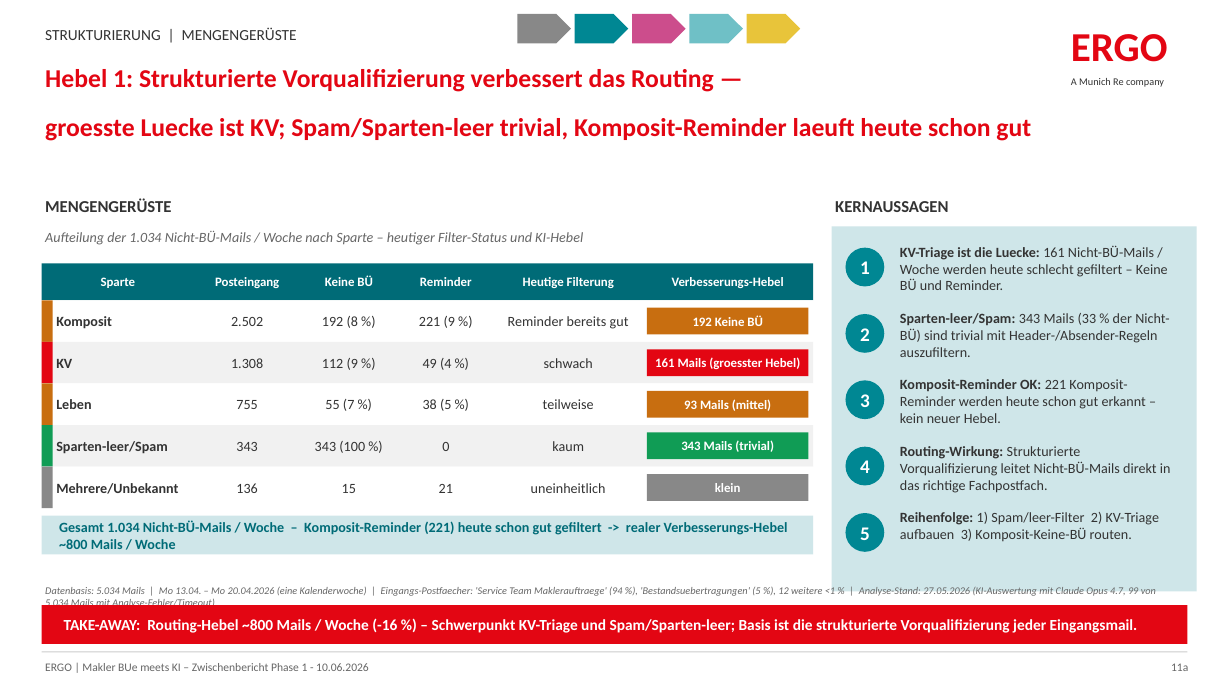
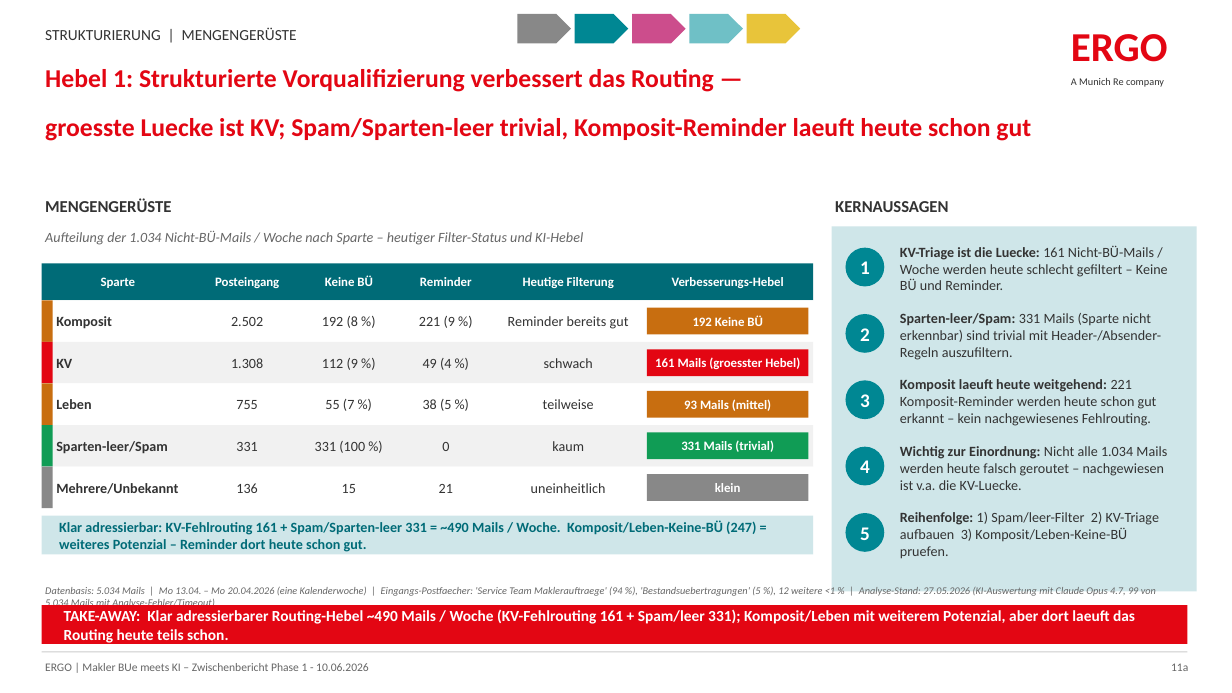
Before and after one commit to brenneisen-e/emailimport, a slide deck: slide 2 of ERGO-Mengengeruest-2Slides-Berichtslook.pptx. Drawn at 1232x693 pixels with LibreOffice and Linux fonts; fonts in the diff are those of the drawing. Boxes give left, top, right and bottom in pixels: in the first picture for what was removed or moved away, otherwise in the second. Text is boxed around its words. In the diff, an @@ line names an element or a change of style, - is before the commit and + after.

```diff
--- a/ERGO-Mengengeruest-2Slides-Berichtslook.pptx
+++ b/ERGO-Mengengeruest-2Slides-Berichtslook.pptx
@@ text at (x1=900, y1=313, x2=1161, y2=360): text changed @@
-Sparten-leer/Spam: 343 Mails (33 % der Nicht-BÜ) sind trivial mit Header-/Absender-Regeln auszufiltern.
+Sparten-leer/Spam: 331 Mails (Sparte nicht erkennbar) sind trivial mit Header-/Absender-Regeln auszufiltern.
@@ text at (x1=900, y1=379, x2=1157, y2=426): text changed @@
-Komposit-Reminder OK: 221 Komposit-Reminder werden heute schon gut erkannt – kein neuer Hebel.
+Komposit laeuft heute weitgehend: 221 Komposit-Reminder werden heute schon gut erkannt – kein nachgewiesenes Fehlrouting.
@@ text at (x1=236, y1=442, x2=257, y2=451): text changed @@
-343
+331
@@ text at (x1=315, y1=441, x2=365, y2=453): text changed @@
-343 (100 %)
+331 (100 %)
@@ text at (x1=681, y1=440, x2=774, y2=452): text changed @@
-343 Mails (trivial)
+331 Mails (trivial)
@@ text at (x1=900, y1=446, x2=1167, y2=490): text changed @@
-Routing-Wirkung: Strukturierte Vorqualifizierung leitet Nicht-BÜ-Mails direkt in das richtige Fachpostfach.
+Wichtig zur Einordnung: Nicht alle 1.034 Mails werden heute falsch geroutet – nachgewiesen ist v.a. die KV-Luecke.
@@ text at (x1=59, y1=520, x2=756, y2=552): text changed @@
-Gesamt 1.034 Nicht-BÜ-Mails / Woche – Komposit-Reminder (221) heute schon gut gefiltert -> realer Verbesserungs-Hebel ~800 Mails / Woche
+Klar adressierbar: KV-Fehlrouting 161 + Spam/Sparten-leer 331 = ~490 Mails / Woche. Komposit/Leben-Keine-BÜ (247) = weiteres Potenzial – Reminder dort heute schon gut.
@@ text at (x1=900, y1=512, x2=1160, y2=559): text changed @@
-Reihenfolge: 1) Spam/leer-Filter 2) KV-Triage aufbauen 3) Komposit-Keine-BÜ routen.
+Reihenfolge: 1) Spam/leer-Filter 2) KV-Triage aufbauen 3) Komposit/Leben-Keine-BÜ pruefen.
@@ text at (x1=64, y1=610, x2=1135, y2=643): text changed @@
-TAKE-AWAY: Routing-Hebel ~800 Mails / Woche (-16 %) – Schwerpunkt KV-Triage und Spam/Sparten-leer; Basis ist die strukturierte Vorqualifizierung jeder Eingangsmail.
+TAKE-AWAY: Klar adressierbarer Routing-Hebel ~490 Mails / Woche (KV-Fehlrouting 161 + Spam/leer 331); Komposit/Leben mit weiterem Potenzial, aber dort laeuft das Routing heute teils schon.
```
Also in this commit, not shown: 1 other slide changed.
